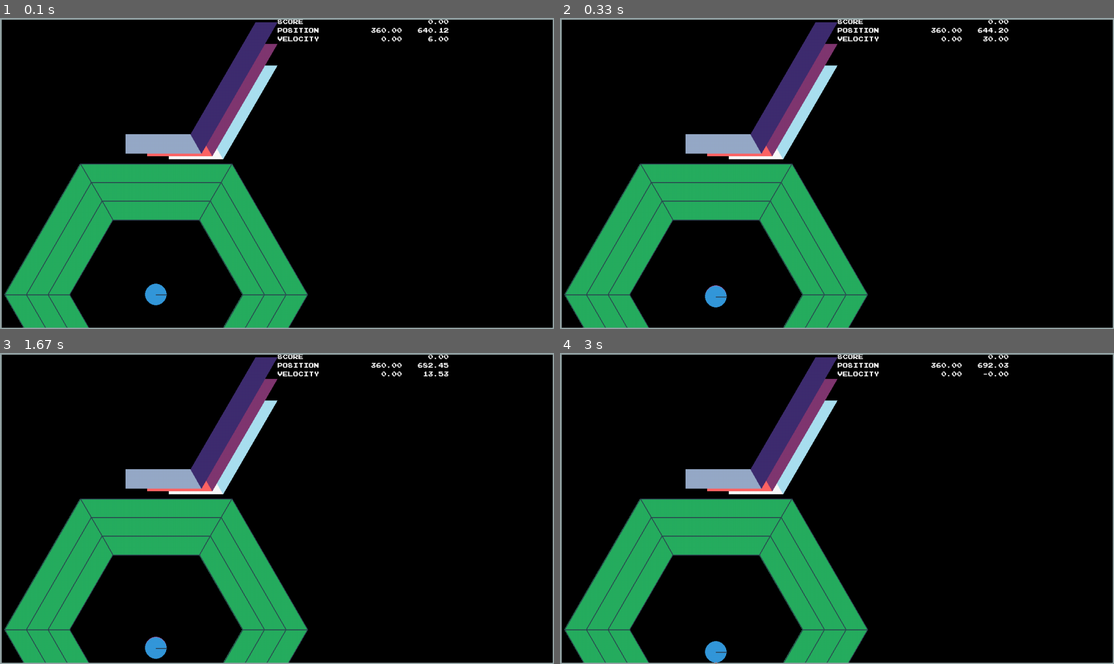
Above: before the commit, frames 1-4 (two rows, left to right).
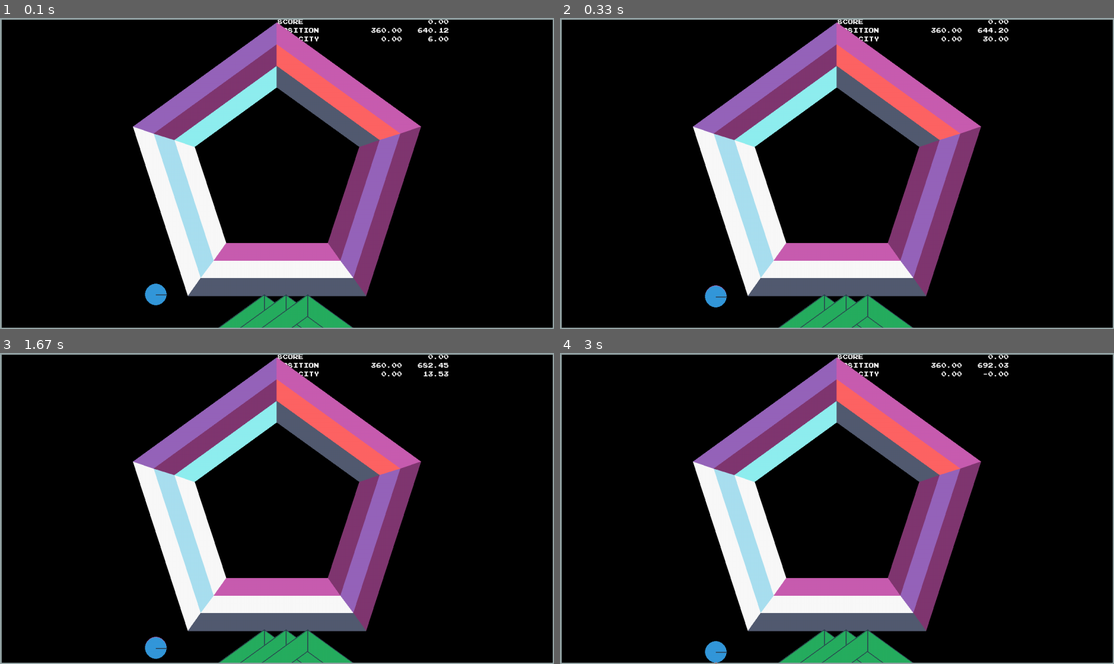
Above: after the commit, the same moments.

Repository: jwannamaker/PolyBounce
Game: pygame game, started from game.py
Same seed, same stepped clock (60 frames per second), same inputs: the game is played once before the commit and once after it.
Inputs:
- Up to frame 1 (0.1 s): no input
- Up to frame 2 (0.33 s): no input
- Up to frame 3 (1.67 s): no input
- Up to frame 4 (3 s): no input

The runs differ from the first frame. In frame 1, 32% of the frame differs, in the area x 0-76%, y 1-100%; in frame 2, 32%; in frame 3, 32%; in frame 4, 32%.

Commit message:
Finally figured out how to always make the polygon generate with the flat side on the BOTTOM of the screen for pygame, where the ball should bounce on it. Just need to update the corresponding pymunk.Space coordinates to reflect that change, since apparantly they didn't get the memo just yet!

Diff:
--- a/game.py
+++ b/game.py
@@ -27,9 +27,9 @@
 
         screen_corners = [(0, 0), (0, SCREEN_SIZE.y), (SCREEN_SIZE.x, SCREEN_SIZE.y), (SCREEN_SIZE.x, 0)]
         create_walls(screen_corners, self.space)
-        self.inner_ring = Polygon(self, radius=250, N=6)
-        self.mid_ring = Polygon(self, radius=300, N=6)
-        self.outer_ring = Polygon(self, radius=350, N=6)
+        self.inner_ring = Polygon(self, radius=250, N=5)
+        self.mid_ring = Polygon(self, radius=300, N=5)
+        self.outer_ring = Polygon(self, radius=350, N=5)
         self.ring_group = pygame.sprite.Group(self.inner_ring, self.mid_ring, self.outer_ring)
 
         self.player_ball = Ball(self, radius=25)
--- a/scripts/polygon.py
+++ b/scripts/polygon.py
@@ -32,19 +32,21 @@
         super().set_physics_properties()
         # self.body.moment = pymunk.moment_for_circle(100, self.inner_radius, self.radius)
         self.body.body_type = pymunk.Body.KINEMATIC
-
         self.start_angle = self.body.angle
         self.rotating = False       # rotation process complete or not per one keypress
 
-    def get_vertices(self, radius, tilt=0):
+    def get_vertices(self, radius):
         '''
             Offset represents the offset of the center of the regular polygon
             vertices generated from this method.
         '''
+        offset_x = self.radius
+        offset_y = self.radius
+        tilt = (np.pi - self.theta) / 2
         vertices = []
         for i in range(1, self.N + 1):
-            x = (radius * np.cos(tilt + self.theta * i))
-            y = (radius * np.sin(tilt + self.theta * i))
+            x = (radius * np.cos(tilt + self.theta * i)) + offset_x
+            y = (radius * np.sin(tilt + self.theta * i)) + offset_y
             vertices.append((x, y))
         return vertices
 
